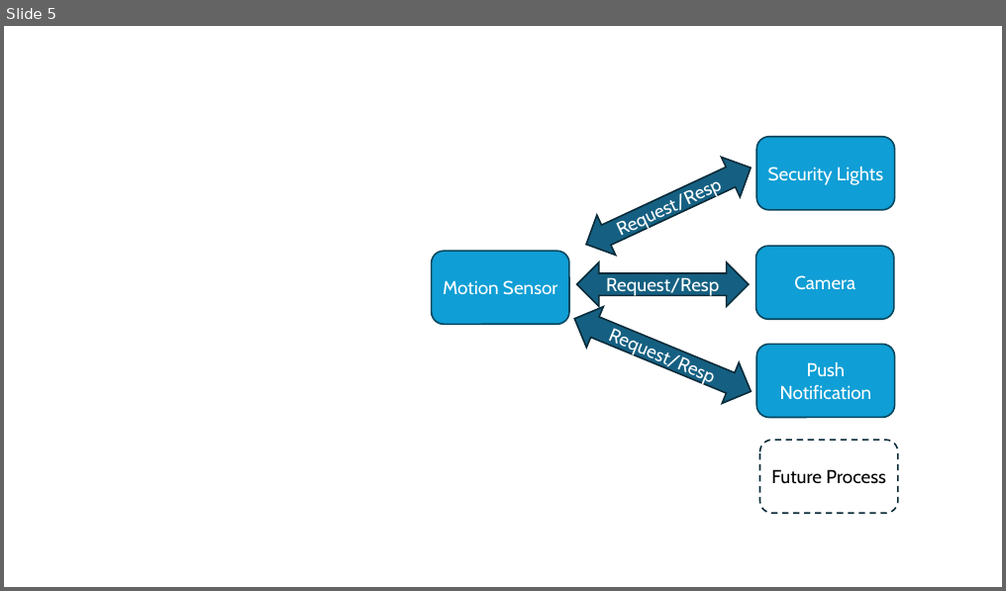
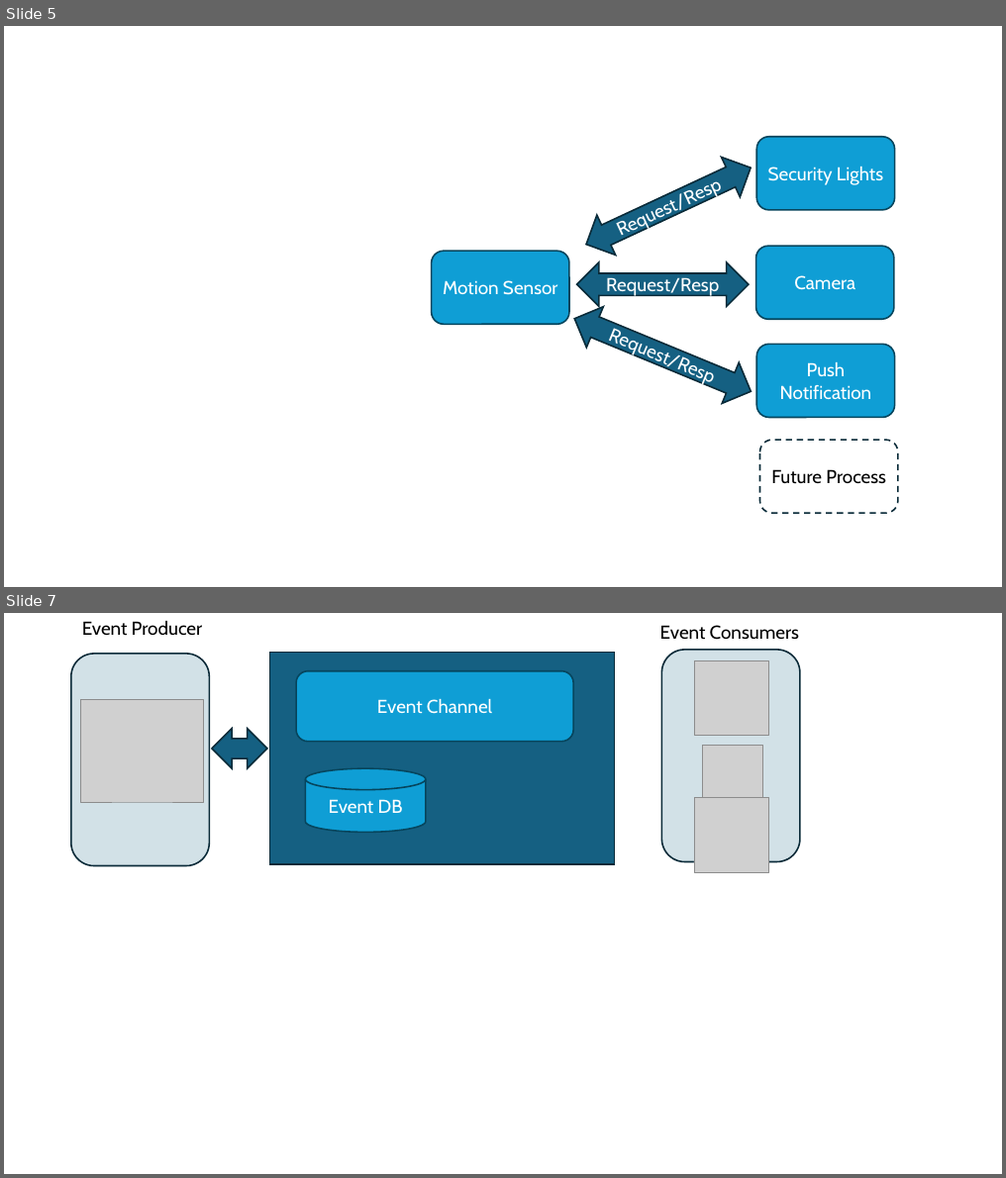
Before and after one commit to setu-comp-sci-2025/computer-systems-networks, a slide deck: topic-10-week10/unit-1/talk-1/Presentation1.pptx. Shown one above the other, each under a label of ours: slide 5 before the commit, slides 5 and 7 after it; the slides between them are not shown. The pictures are 1006x591 and 1006x1178 pixels, drawn with LibreOffice and Linux fonts; fonts in the diff are those of the drawing; grey boxes stand for pictures. Boxes give left, top, right and bottom in pixels: in the first picture for what was removed or moved away, otherwise in the second. Text is boxed around its words. In the diff, an @@ line names an element or a change of style, - is before the commit and + after.

```diff
--- a/topic-10-week10/unit-1/talk-1/Presentation1.pptx
+++ b/topic-10-week10/unit-1/talk-1/Presentation1.pptx
@@ slide 7 added at (4,613,1002,1174), background #FFFFFF @@
@@ text added at (82,621,202,636), 18 pt, text #000000 @@
+Event Producer
@@ text added at (660,625,799,640), 18 pt, text #000000 @@
+Event Consumers
@@ rounded rectangle added at (71,654,210,866), fill #156082 at 19% opacity, outline #092A39 1.5 pt @@
@@ rectangle added at (269,652,615,864), fill #156082, outline #092A39 1.5 pt @@
@@ rounded rectangle added at (296,671,573,742), fill #0F9ED5, outline #07455D 1.5 pt, 18 pt, text #FFFFFF @@
+Event Channel
@@ rounded rectangle added at (662,650,801,862), fill #156082 at 19% opacity, outline #092A39 1.5 pt @@
@@ picture added at (694,661,769,736) @@
@@ picture added at (81,700,205,802) @@
@@ left right arrow added at (212,728,267,768), fill #156082, outline #092A39 1.5 pt @@
@@ picture added at (703,746,763,806) @@
@@ cylinder added at (306,768,426,833), fill #0F9ED5, outline #07455D 1.5 pt, 18 pt, text #FFFFFF @@
+Event DB
@@ picture added at (694,798,769,872) @@
```
Also in this commit, not shown: 1 slide changed, 5 other files.
